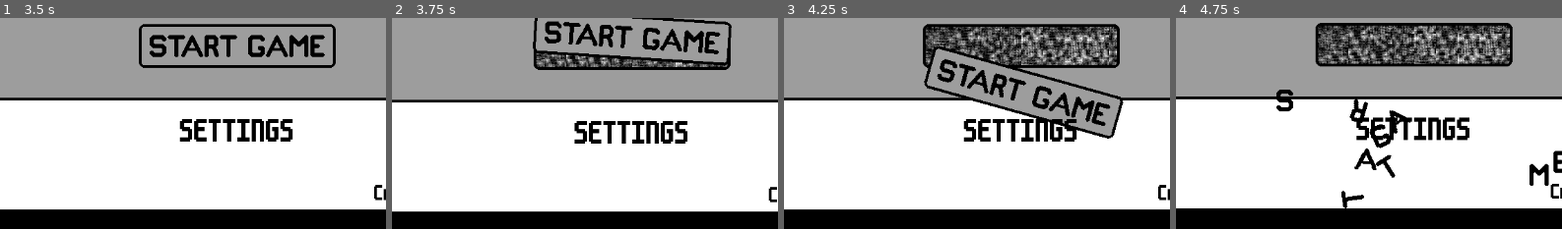
Above: before the commit, frames 1-4 (left to right).
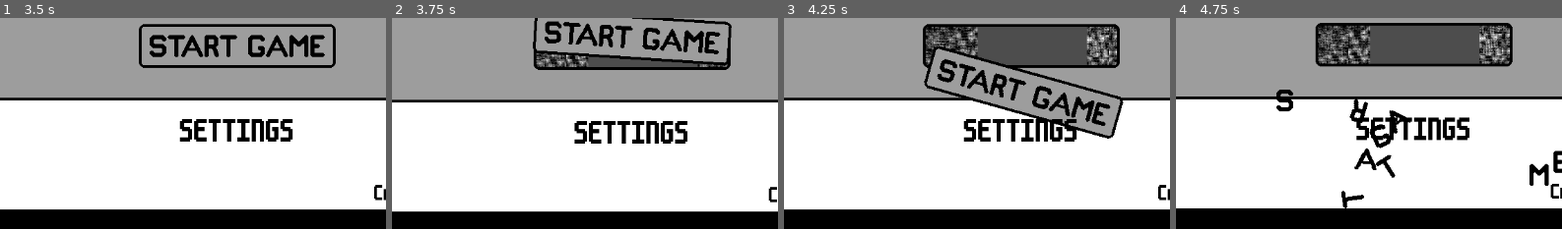
Above: after the commit, the same moments.

Repository: conor-wilson/secret-sapphire
Game: Godot game, scene res://scenes/main.tscn
Two runs of this game, one before a commit and one after it. Both use one fixed random seed, a clock stepped at 60 frames per second and the inputs below.
Inputs (mouse positions are % of the whole screen's width and height, from its top left):
- Up to frame 1 (3.5 s): tap Enter at 0.5 s; move the mouse to (49, 38) at 0.52 s; click (49, 38) at 0.6 s; click "SETTINGS" at 1.25 s; click "BACK" at 2 s; tap Space at 2.75 s; move the mouse to (49, 38) at 2.77 s; click (49, 38) at 2.85 s
- Up to frame 2 (3.75 s): tap Enter at 3.5 s; move the mouse to (49, 56) at 3.52 s; click (49, 56) at 3.6 s
- Up to frame 3 (4.25 s): no input
- Up to frame 4 (4.75 s): move the mouse to (6, 11) at 4.27 s; click (6, 11) at 4.35 s
The pictures show only the part of the screen within x 18-68%, y 49-99%; the shares and areas given below are measured in that part.

Frame 1 is identical in both runs. In frame 2, 0.6% of the frame differs, in the area x 50-80%, y 18-24%; in frame 3, 3.2%; in frame 4, 3.4%, in the area x 50-79%, y 3-22%.

Commit message:
Refactored desktop to clear a circle of static around the clicked location

Diff:
--- a/let-me-play/scenes/desktop.gd
+++ b/let-me-play/scenes/desktop.gd
@@ -4,7 +4,7 @@
 
 # Called when the node enters the scene tree for the first time.
 func _ready() -> void:
-	interactable = false
+	interactable = true
 
 
 func _on_screen_input_event(viewport: Node, event: InputEvent, shape_idx: int) -> void:
@@ -14,8 +14,8 @@
 		return
 
 	if event.is_pressed() && event.is_action("click"):
-		var coords = _get_mouse_cell_coords()
-		$Static.erase_cell(coords)
+		_clear_circle(_get_mouse_cell_coords())
+
 
 func _get_mouse_cell_coords() -> Vector2i:
 	var coords:Vector2 = get_global_mouse_position()
@@ -23,3 +23,15 @@
 		floor(coords.x/32),
 		floor(coords.y/32),
 	)
+
+const circle_matrix:Array[Vector2i] = [
+						 Vector2i(-1,-2), Vector2i(0,-2), Vector2i(1,-2),
+		Vector2i(-2,-1), Vector2i(-1,-1), Vector2i(0,-1), Vector2i(1,-1), Vector2i(2,-1),
+		Vector2i(-2, 0), Vector2i(-1, 0), Vector2i(0, 0), Vector2i(1, 0), Vector2i(2, 0),
+		Vector2i(-2, 1), Vector2i(-1, 1), Vector2i(0, 1), Vector2i(1, 1), Vector2i(2, 1),
+						 Vector2i(-1, 2), Vector2i(0, 2), Vector2i(1, 2),
+	]
+
+func _clear_circle(origin:Vector2i):
+	for coords in circle_matrix:
+		$Static.erase_cell(coords+ origin)
